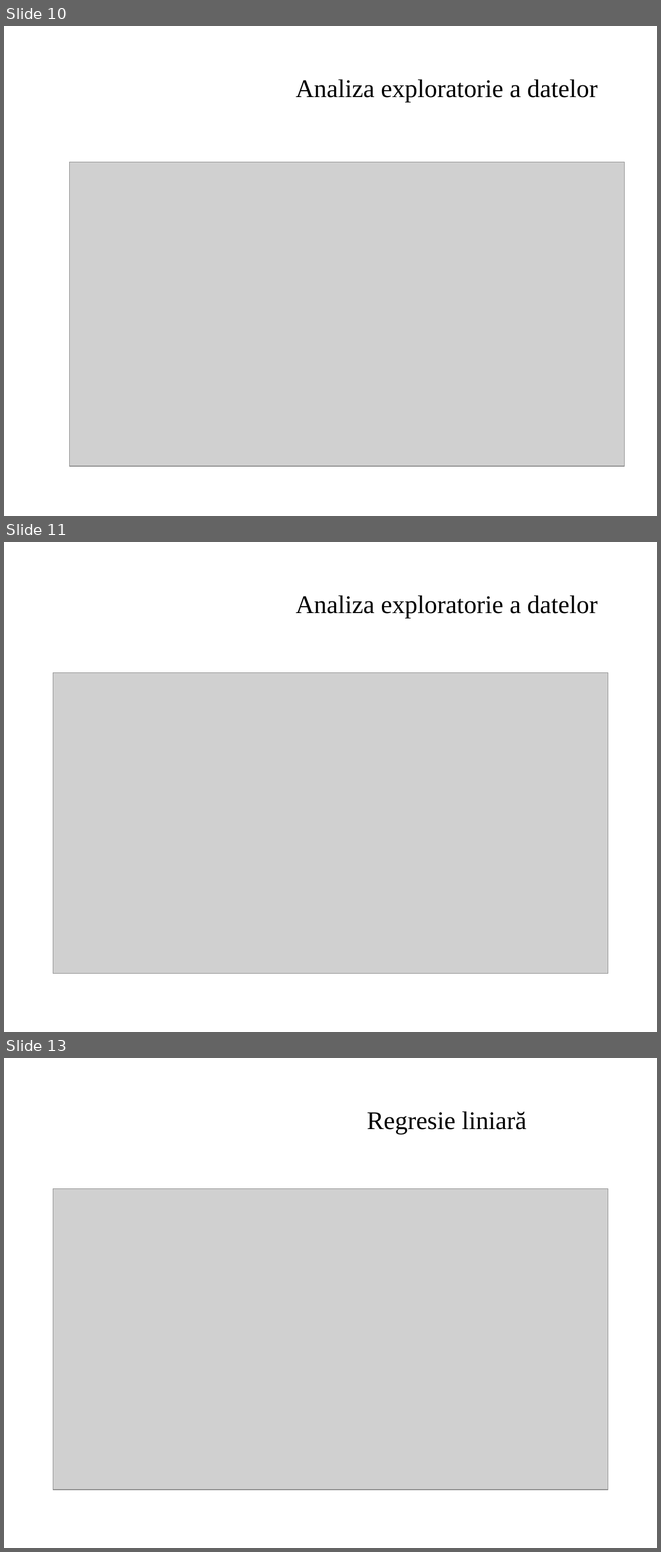
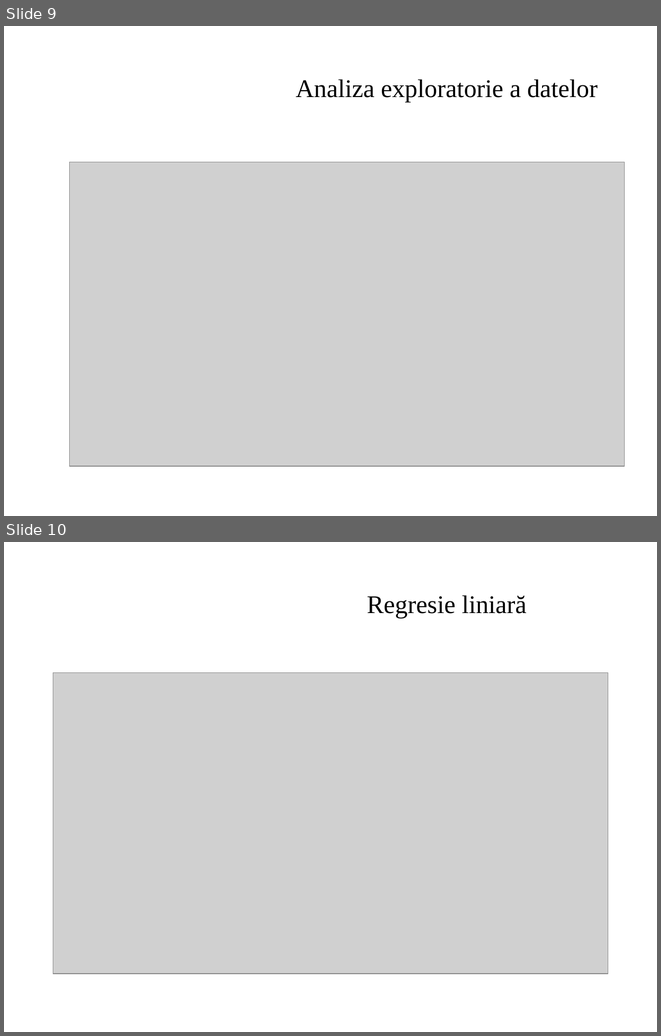
Before and after one commit to Dubciuc/ProiectAD, a slide deck: Raport/Prezentare_Dubciuc_Damian_IA-212.pptx. Shown one above the other, each under a label of ours: slides 10, 11 and 13 before the commit, slides 9 and 10 after it; the slides between them are not shown. The pictures are 661x1552 and 661x1036 pixels, drawn with LibreOffice and Linux fonts; fonts in the diff are those of the drawing; grey boxes stand for pictures; background and template pictures are left out. Boxes give left, top, right and bottom in pixels: in the first picture for what was removed or moved away, otherwise in the second. Text is boxed around its words. In the diff, an @@ line names an element or a change of style, - is before the commit and + after.

```diff
--- a/Raport/Prezentare_Dubciuc_Damian_IA-212.pptx
+++ b/Raport/Prezentare_Dubciuc_Damian_IA-212.pptx
@@ slide 11 removed at [4, 542, 657, 1032], background picture (left out) @@
@@ title removed at [296, 595, 598, 618] @@
-Analiza exploratorie a datelor
@@ picture removed at [53, 672, 608, 973] @@
@@ what was slide 10 is now slide 9 @@
@@ what was slide 13 is now slide 10 @@
```
Also in this commit, not shown: 1 slide added, 3 other slides removed, 5 other files.
